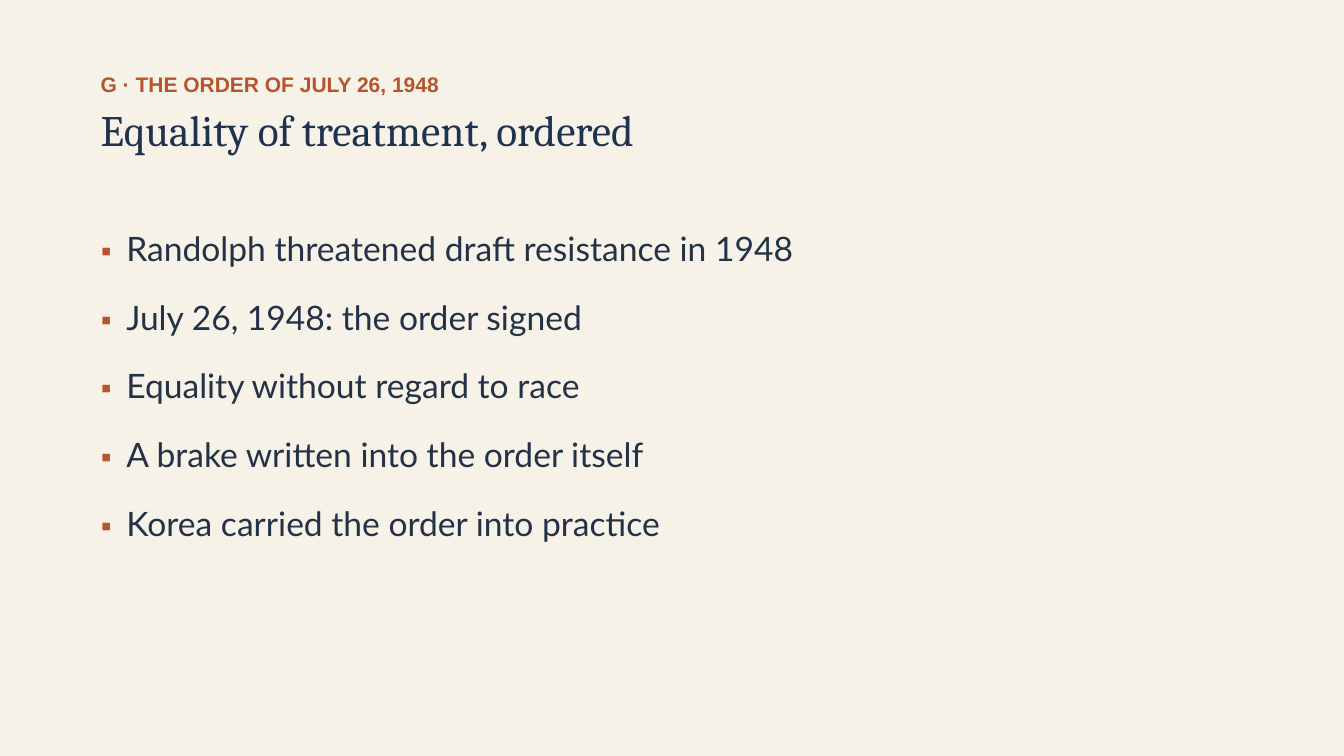
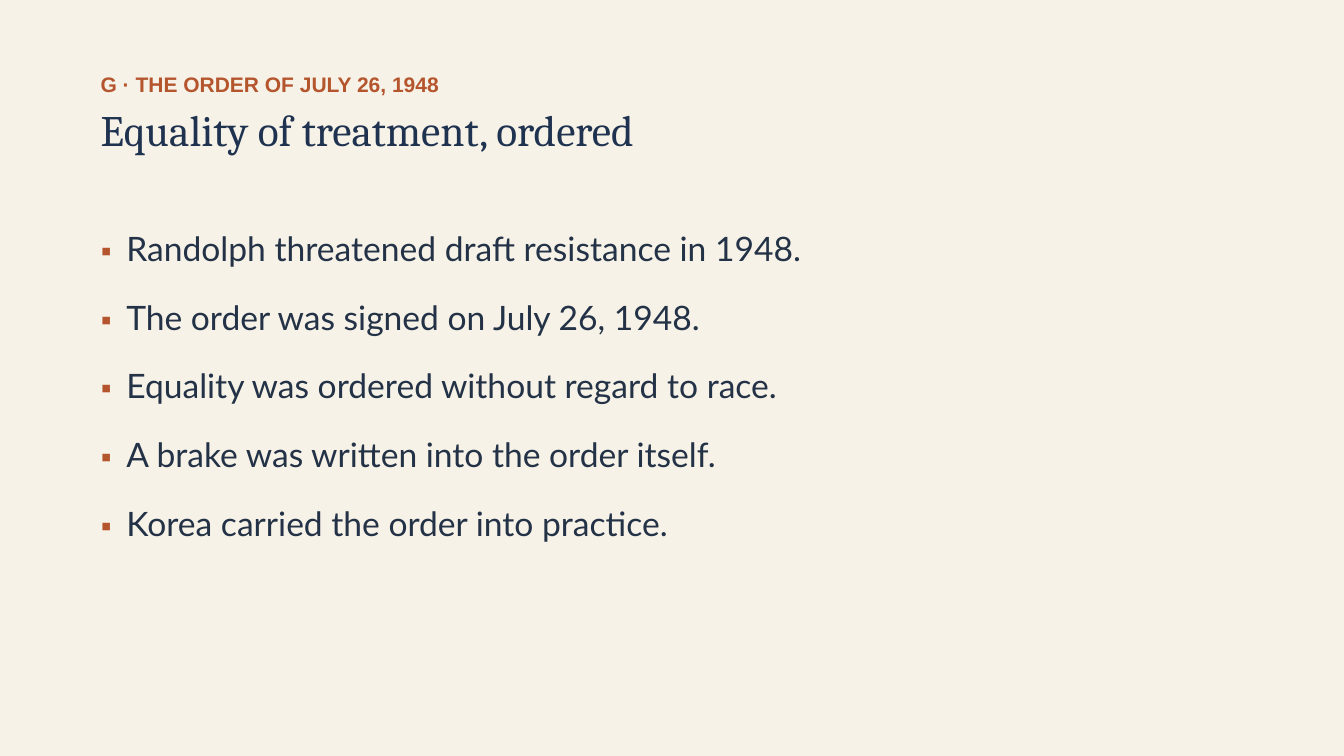
Before and after one commit to ab17gthb/humanities-curriculum-group, a slide deck: slide 21 of civil-rights/lesson-01/lesson-01-slides.pptx. Drawn at 1344x756 pixels with LibreOffice and Linux fonts; fonts in the diff are those of the drawing. Boxes give left, top, right and bottom in pixels: in the first picture for what was removed or moved away, otherwise in the second. Text is boxed around its words. In the diff, an @@ line names an element or a change of style, - is before the commit and + after.

```diff
--- a/civil-rights/lesson-01/lesson-01-slides.pptx
+++ b/civil-rights/lesson-01/lesson-01-slides.pptx
@@ text at (126, 236, 801, 542): text changed @@
-▪ Randolph threatened draft resistance in 1948
-▪ July 26, 1948: the order signed
-▪ Equality without regard to race
-▪ A brake written into the order itself
-▪ Korea carried the order into practice
+▪ Randolph threatened draft resistance in 1948.
+▪ The order was signed on July 26, 1948.
+▪ Equality was ordered without regard to race.
+▪ A brake was written into the order itself.
+▪ Korea carried the order into practice.
```
Also in this commit, not shown: 8 other slides changed, 6 other files.
